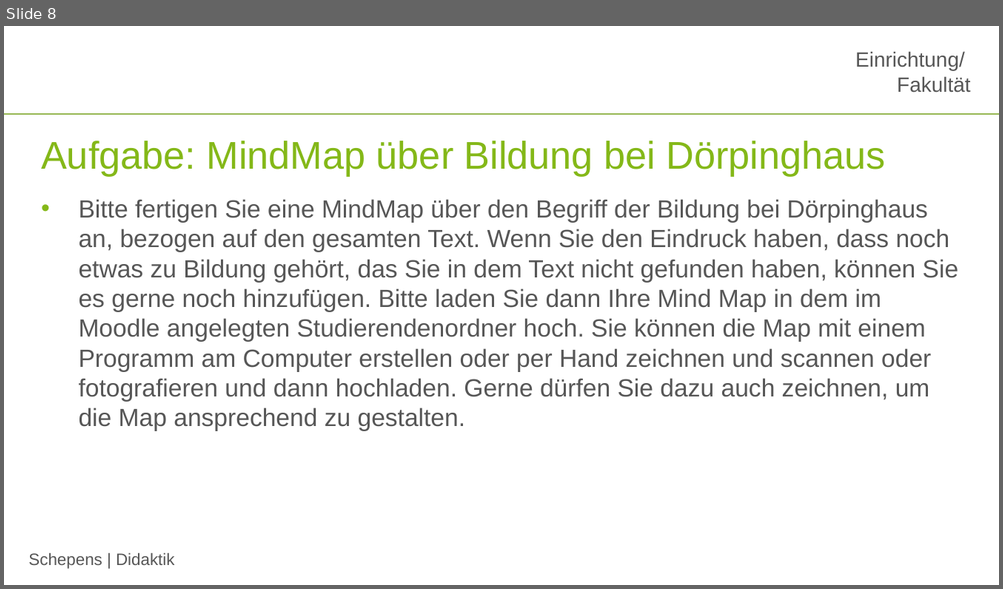
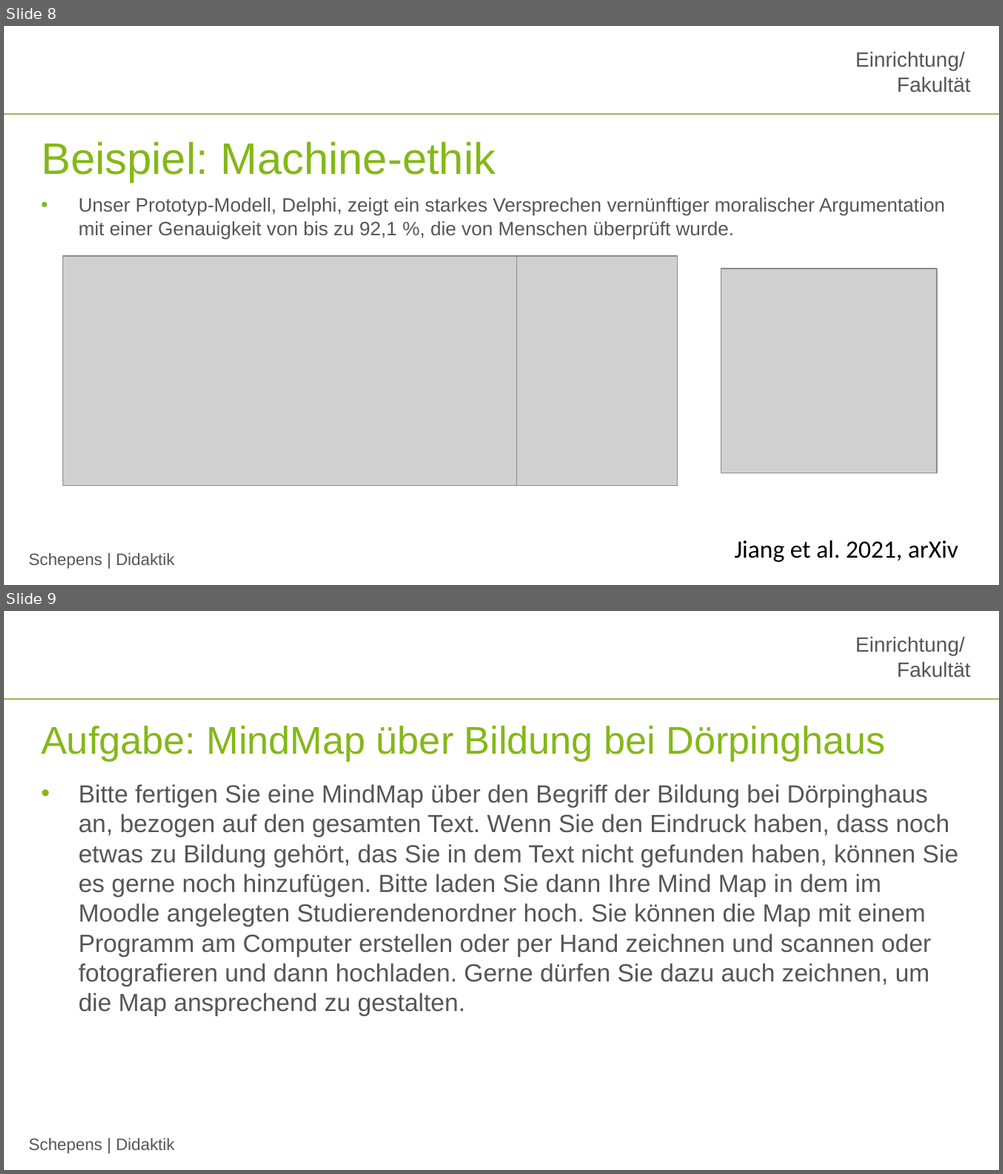
Before and after one commit to jobschepens/didakt22, a slide deck: folien/week4.pptx. Shown one above the other, each under a label of ours: slide 8 before the commit, slides 8 and 9 after it. The pictures are 1003x589 and 1003x1174 pixels, drawn with LibreOffice and Linux fonts; fonts in the diff are those of the drawing; grey boxes stand for pictures; background and template pictures are left out. Boxes give left, top, right and bottom in pixels: in the first picture for what was removed or moved away, otherwise in the second. Text is boxed around its words. In the diff, an @@ line names an element or a change of style, - is before the commit and + after.

```diff
--- a/folien/week4.pptx
+++ b/folien/week4.pptx
@@ slide 8 added at bbox=[4, 26, 999, 585], background #FFFFFF; not listed: 3 template elements that a slide beside it also shows @@
@@ title added at bbox=[41, 141, 495, 183], 32 pt, text #84B818 @@
+Beispiel: Machine-ethik
@@ text added at bbox=[79, 198, 945, 240], 14 pt, text #565656 @@
+• Unser Prototyp-Modell, Delphi, zeigt ein starkes Versprechen vernünftiger moralischer Argumentation mit einer Genauigkeit von bis zu 92,1 %, die von Menschen überprüft wurde.
@@ picture added at bbox=[62, 255, 528, 486] @@
@@ picture added at bbox=[516, 255, 677, 486] @@
@@ picture added at bbox=[721, 269, 937, 474] @@
@@ text added at bbox=[734, 540, 958, 562], 18 pt, text #000000 @@
+Jiang et al. 2021, arXiv
@@ what was slide 8 is now slide 9 @@
```
Also in this commit, not shown: 3 other slides added, 3 slides removed.
